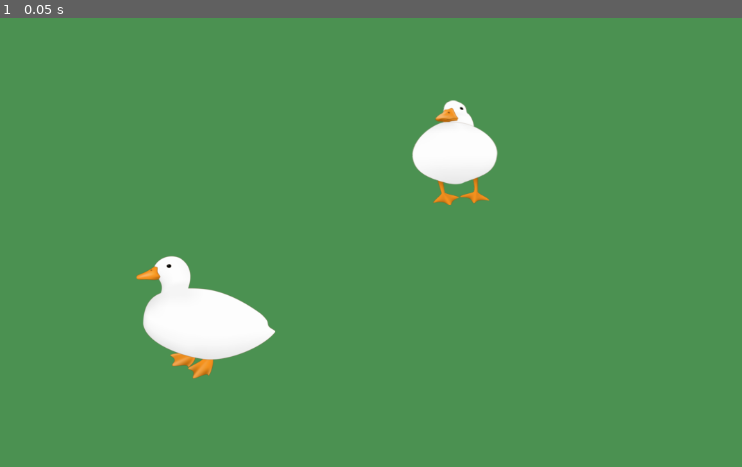
Above: before the commit, frame 1.
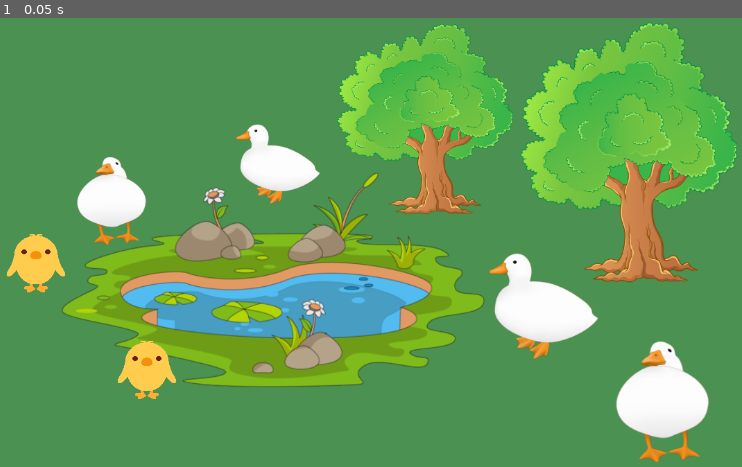
Above: after the commit, the same moment.

Repository: jalola1/Juliana-A-Game-Design-Labs
Game: Godot game, scene res://main scene.tscn
The game is run twice, just before and just after one commit, with the same random seed, the same clock (stepped at 60 frames per second) and the same inputs.
Inputs:
- Up to frame 1 (0.05 s): no input

The runs differ from the first frame. In frame 1, 38% of the frame differs, in the area x 0-100%, y 0-99%.

Commit message:
Update main scene.tscn

Diff:
--- a/lab-1/main scene.tscn
+++ b/lab-1/main scene.tscn
@@ -1,15 +1,54 @@
-[gd_scene load_steps=3 format=3 uid="uid://bckfbkenmmo4q"]
+[gd_scene load_steps=6 format=3 uid="uid://bckfbkenmmo4q"]
 
 [ext_resource type="Texture2D" uid="uid://dlh0ta3x1xcpx" path="res://cute-white-duck.png" id="1_ss0ey"]
 [ext_resource type="Texture2D" uid="uid://mrjf7jpar3wj" path="res://cute-white-duck-pet-animal-png.png" id="2_smur8"]
+[ext_resource type="Texture2D" uid="uid://cxkkif1durnaf" path="res://lake.png" id="3_nor8o"]
+[ext_resource type="Texture2D" uid="uid://dtn4ikdohv6k3" path="res://tree.png" id="4_b0ivw"]
+[ext_resource type="Texture2D" uid="uid://m4vpy73akbbx" path="res://chick.png" id="5_12cb7"]
 
 [node name="Node2D" type="Node2D"]
 
 [node name="Duck" type="Sprite2D" parent="."]
-position = Vector2(738, 195)
-scale = Vector2(0.96, 0.755)
+position = Vector2(243, 264)
+scale = Vector2(0.775, 0.6325)
 texture = ExtResource("1_ss0ey")
 
 [node name="Robot" type="Sprite2D" parent="."]
-position = Vector2(379, 432)
+position = Vector2(866, 416)
+scale = Vector2(0.78, 0.86)
 texture = ExtResource("2_smur8")
+
+[node name="Lake" type="Sprite2D" parent="."]
+position = Vector2(476, 378)
+scale = Vector2(1.04602, 1.06925)
+texture = ExtResource("3_nor8o")
+
+[node name="Tree" type="Sprite2D" parent="."]
+position = Vector2(989, 194)
+scale = Vector2(0.682836, 0.64)
+texture = ExtResource("4_b0ivw")
+
+[node name="Duck2" type="Sprite2D" parent="."]
+position = Vector2(1037.25, 554.125)
+scale = Vector2(1.0425, 0.87125)
+texture = ExtResource("1_ss0ey")
+
+[node name="Chick" type="Sprite2D" parent="."]
+position = Vector2(134, 354)
+scale = Vector2(0.048186, 0.0442708)
+texture = ExtResource("5_12cb7")
+
+[node name="Chick2" type="Sprite2D" parent="."]
+position = Vector2(294, 508)
+scale = Vector2(0.048186, 0.0442708)
+texture = ExtResource("5_12cb7")
+
+[node name="Cute-white-duck-pet-animal-png" type="Sprite2D" parent="."]
+position = Vector2(483, 210.75)
+scale = Vector2(0.6, 0.6475)
+texture = ExtResource("2_smur8")
+
+[node name="Tree2" type="Sprite2D" parent="."]
+position = Vector2(695, 146)
+scale = Vector2(0.554904, 0.468333)
+texture = ExtResource("4_b0ivw")
